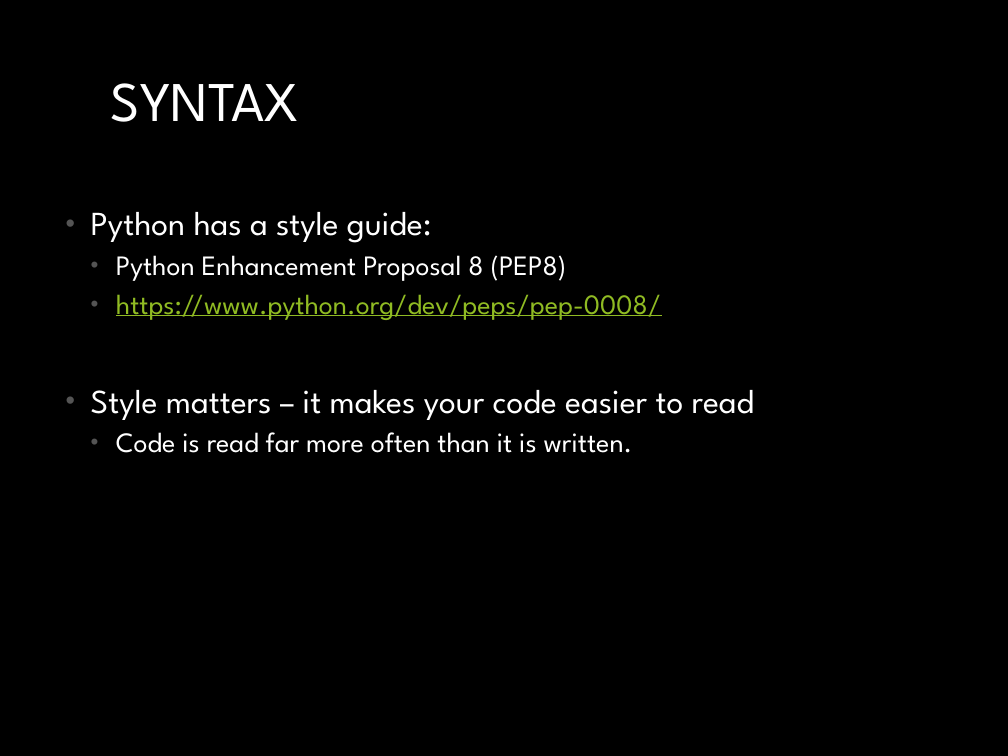
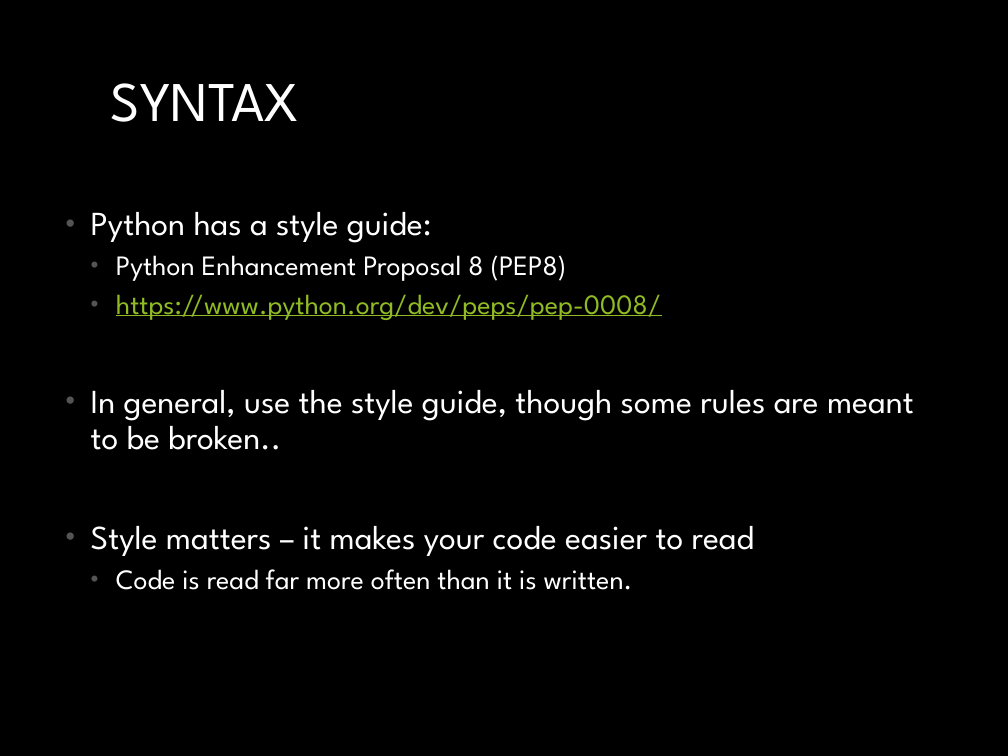
Before and after one commit to MichaelTroyer/Learning_Python_For_Fun_and_Profit, a slide deck: slide 6 of 2. Basics/Python_Basics.pptx (slide 4 before the commit). Drawn at 1008x756 pixels with LibreOffice and Linux fonts; fonts in the diff are those of the drawing. Boxes give left, top, right and bottom in pixels: in the first picture for what was removed or moved away, otherwise in the second. Text is boxed around its words. In the diff, an @@ line names an element or a change of style, - is before the commit and + after.

```diff
--- a/2. Basics/Python_Basics.pptx
+++ b/2. Basics/Python_Basics.pptx
@@ text at bbox=[91, 390, 914, 450]: paragraph added @@
+• In general, use the style guide, though some rules are meant to be broken..
```
Also in this commit, not shown: 6 other slides changed, 12 slides added, 5 other files.
